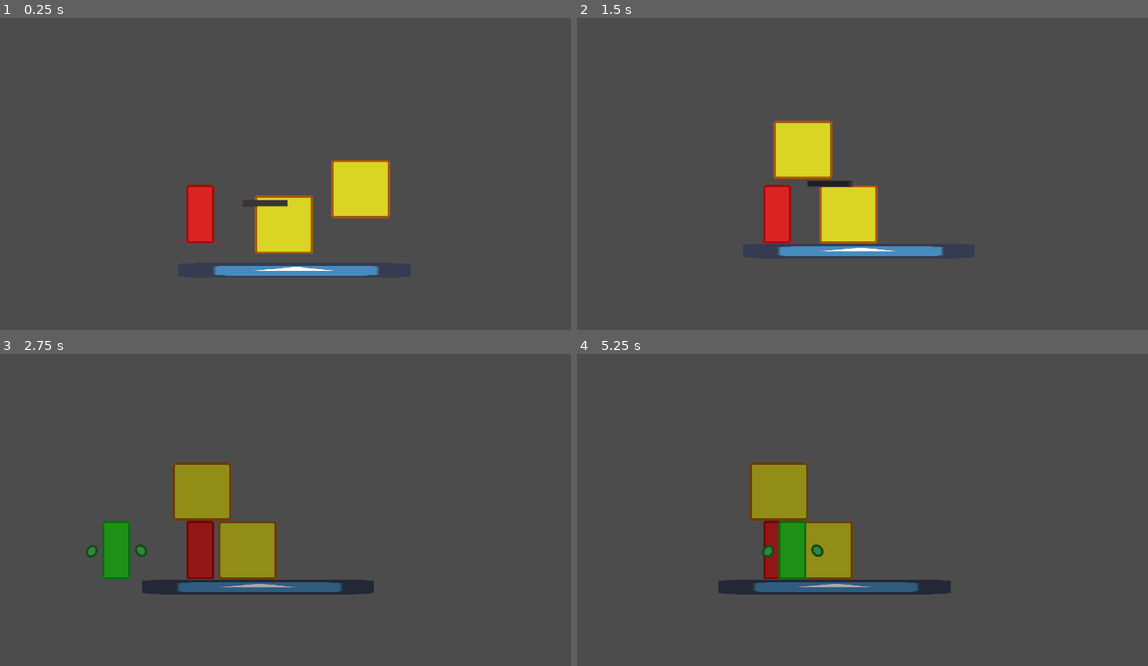
Above: before the commit, frames 1-4 (two rows, left to right).
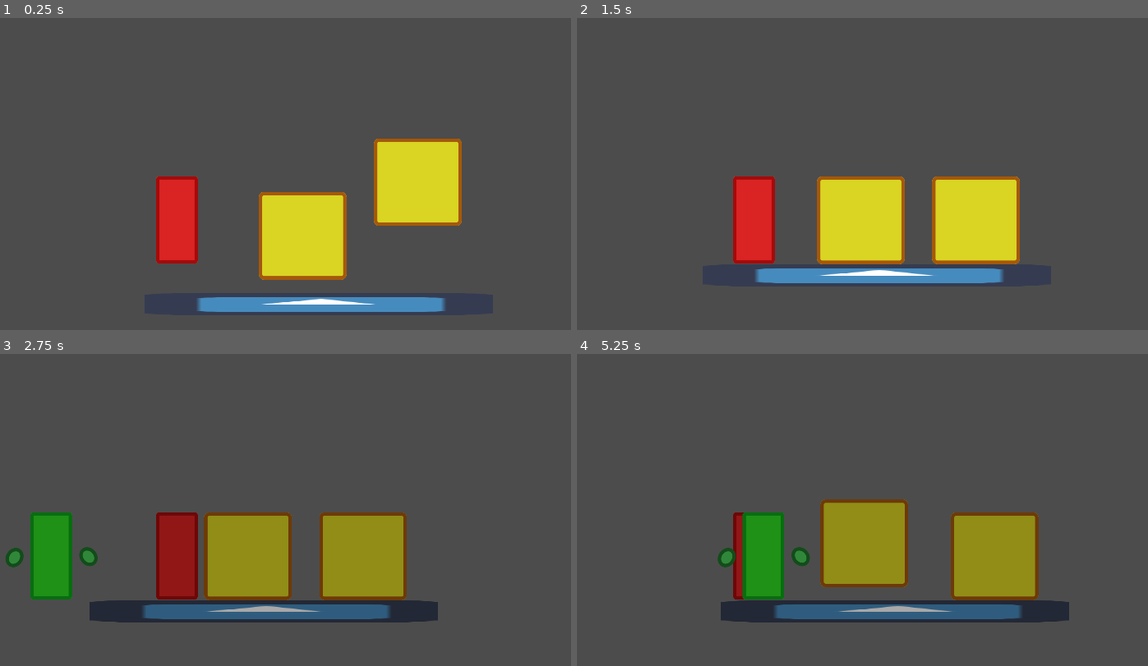
Above: after the commit, the same moments.

Repository: clement-or/Peek
Game: Godot game, scene res://world/World.tscn
Same seed, same stepped clock (60 frames per second), same inputs: the game is played once before the commit and once after it. The project has no main scene, so this scene is started directly. The engine's default icon, where the game draws it, is replaced by a stand-in: a white triangle on a blue panel in a dark square.
Inputs (mouse positions are in pixels of both pictures, inside the frame that each line leads up to):
- Up to frame 1 (0.25 s): no input
- Up to frame 2 (1.5 s): move the mouse to (936, 189) at 0.52 s; hold Right (ui_right) from 0.53 s (still down); tap Space (switch) at 0.6, 1.35 s; click (936, 189) at 0.67 s; tap Up (ui_up) at 0.77 s; move the mouse to (856, 214) at 1.27 s; click (856, 214) at 1.42 s
- Up to frame 3 (2.75 s): tap Up (ui_up) at 1.52 s; move the mouse to (314, 456) at 2.02 s; release Right (ui_right) at 2.03 s; hold Left (ui_left) from 2.03 s (still down); tap Space (switch) at 2.1 s
- Up to frame 4 (5.25 s): move the mouse to (788, 612) at 2.77 s; release Left (ui_left) at 2.78 s; hold Right (ui_right) 2.78-4.28 s; tap Space (switch) every 0.75 s from 2.85 to 5.1 s; click (788, 612) at 2.92 s; tap Up (ui_up) at 3.02, 3.77, 4.52 s; move the mouse to (1022, 594) at 3.52 s; move the mouse to (628, 481) at 4.27 s; hold Left (ui_left) 4.28-5.03 s; move the mouse to (856, 538) at 5.02 s; hold Right (ui_right) from 5.03 s (still down); click (856, 538) at 5.17 s

The runs differ from the first frame. In frame 1, 13% of the frame differs, in the area x 27-81%, y 38-95%; in frame 2, 14%; in frame 3, 19%; in frame 4, 19%, in the area x 24-87%, y 34-87%.

Commit message:
Tweaks
Getting back to UI later

Diff:
--- a/UI/GUI.gd
+++ b/UI/GUI.gd
@@ -1,4 +1,4 @@
-extends Control
+extends Node2D
 
 onready var progress_bar = $VBoxContainer/HBoxContainer/ProgressBar
 
--- a/UI/GUI.tscn
+++ b/UI/GUI.tscn
@@ -2,9 +2,7 @@
 
 [ext_resource path="res://UI/GUI.gd" type="Script" id=1]
 
-[node name="GUI" type="Control"]
-anchor_right = 1.0
-anchor_bottom = 1.0
+[node name="GUI" type="Node2D"]
 script = ExtResource( 1 )
 
 [node name="VBoxContainer" type="VBoxContainer" parent="."]
--- a/ghost/Ghost.gd
+++ b/ghost/Ghost.gd
@@ -47,15 +47,16 @@
 
 func _on_grab_finished(o, n):
 	is_controlled = true
-	obstacle.disconnect("tween_completed", self, "_on_grab_finished")
 
 func stop_grab():
 	gui.progress_bar.visible = false
+	obstacle.get_node("Tween").disconnect("tween_completed", self, "_on_grab_finished")
 	obstacle.set_physics_process(true)
 	obstacle.collision_layer = 1
 	obstacle.collision_mask = 1
 	obstacle = null
 	is_grabbing = false
+
 
 func _move_hands_to(point1, point2):
 	$Tween.interpolate_property($LHand, "LHand:global_position", $LHand.global_position, point1, 0.3, Tween.TRANS_LINEAR, Tween.EASE_IN_OUT)
--- a/human/Human.tscn
+++ b/human/Human.tscn
@@ -24,4 +24,3 @@
 [node name="Camera2D" type="Camera2D" parent="."]
 offset = Vector2( 200, -50 )
 current = true
-zoom = Vector2( 1.5, 1.5 )
--- a/project.godot
+++ b/project.godot
@@ -17,6 +17,17 @@
 
 config/name="Nouveau projet de jeu"
 config/icon="res://icon.png"
+
+[debug]
+
+gdscript/warnings/unassigned_variable=false
+gdscript/warnings/unassigned_variable_op_assign=false
+gdscript/warnings/unused_variable=false
+gdscript/warnings/unused_class_variable=false
+gdscript/warnings/unused_argument=false
+gdscript/warnings/standalone_expression=false
+gdscript/warnings/void_assignment=false
+gdscript/warnings/property_used_as_function=false
 
 [display]
 
--- a/world/World.tscn
+++ b/world/World.tscn
@@ -1,11 +1,10 @@
-[gd_scene load_steps=8 format=2]
+[gd_scene load_steps=7 format=2]
 
 [ext_resource path="res://world/World.gd" type="Script" id=1]
-[ext_resource path="res://world/Obstacle.tscn" type="PackedScene" id=2]
-[ext_resource path="res://icon.png" type="Texture" id=3]
-[ext_resource path="res://human/Human.tscn" type="PackedScene" id=4]
+[ext_resource path="res://human/Human.tscn" type="PackedScene" id=2]
+[ext_resource path="res://world/Obstacle.tscn" type="PackedScene" id=3]
+[ext_resource path="res://icon.png" type="Texture" id=4]
 [ext_resource path="res://ghost/Ghost.tscn" type="PackedScene" id=5]
-[ext_resource path="res://UI/GUI.tscn" type="PackedScene" id=6]
 
 [sub_resource type="RectangleShape2D" id=1]
 extents = Vector2( 548.688, 30.4509 )
@@ -14,20 +13,23 @@
 script = ExtResource( 1 )
 
 [node name="LifeWorld" type="Node2D" parent="."]
-editor/display_folded = true
 
 [node name="Overlay" type="CanvasModulate" parent="LifeWorld"]
 visible = false
 color = Color( 0.662745, 0.662745, 0.662745, 1 )
 
+[node name="Human" parent="LifeWorld" instance=ExtResource( 2 )]
+pause_mode = 0
+position = Vector2( 100.646, 288 )
+
 [node name="Obstacle" parent="LifeWorld" groups=[
 "obstacles",
-] instance=ExtResource( 2 )]
+] instance=ExtResource( 3 )]
 position = Vector2( 801.139, 305.02 )
 
 [node name="Obstacle2" parent="LifeWorld" groups=[
 "obstacles",
-] instance=ExtResource( 2 )]
+] instance=ExtResource( 3 )]
 position = Vector2( 464.873, 461.793 )
 
 [node name="Floor" type="StaticBody2D" parent="LifeWorld"]
@@ -36,15 +38,11 @@
 [node name="icon" type="Sprite" parent="LifeWorld/Floor"]
 position = Vector2( 510.753, 564.208 )
 scale = Vector2( 15.8985, 1 )
-texture = ExtResource( 3 )
+texture = ExtResource( 4 )
 
 [node name="CollisionShape2D" type="CollisionShape2D" parent="LifeWorld/Floor"]
 position = Vector2( 504.434, 561.85 )
 shape = SubResource( 1 )
-
-[node name="Human" parent="LifeWorld" instance=ExtResource( 4 )]
-pause_mode = 0
-position = Vector2( 100.646, 288 )
 
 [node name="DeathWorld" type="Node2D" parent="."]
 visible = false
@@ -53,6 +51,3 @@
 position = Vector2( 266.879, 253.242 )
 collision_layer = 2
 collision_mask = 2
-gui_path = NodePath("../../GUI")
-
-[node name="GUI" parent="." instance=ExtResource( 6 )]
